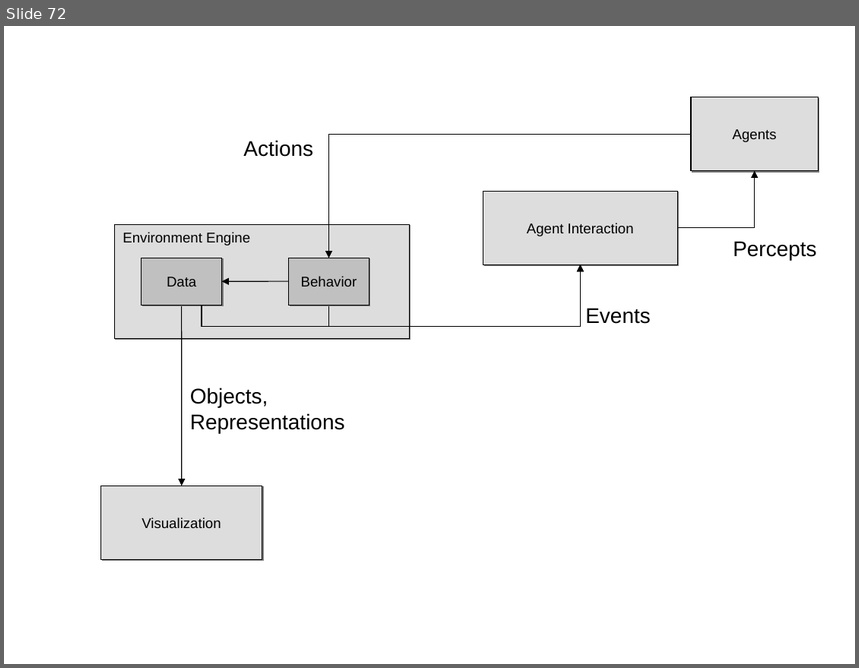
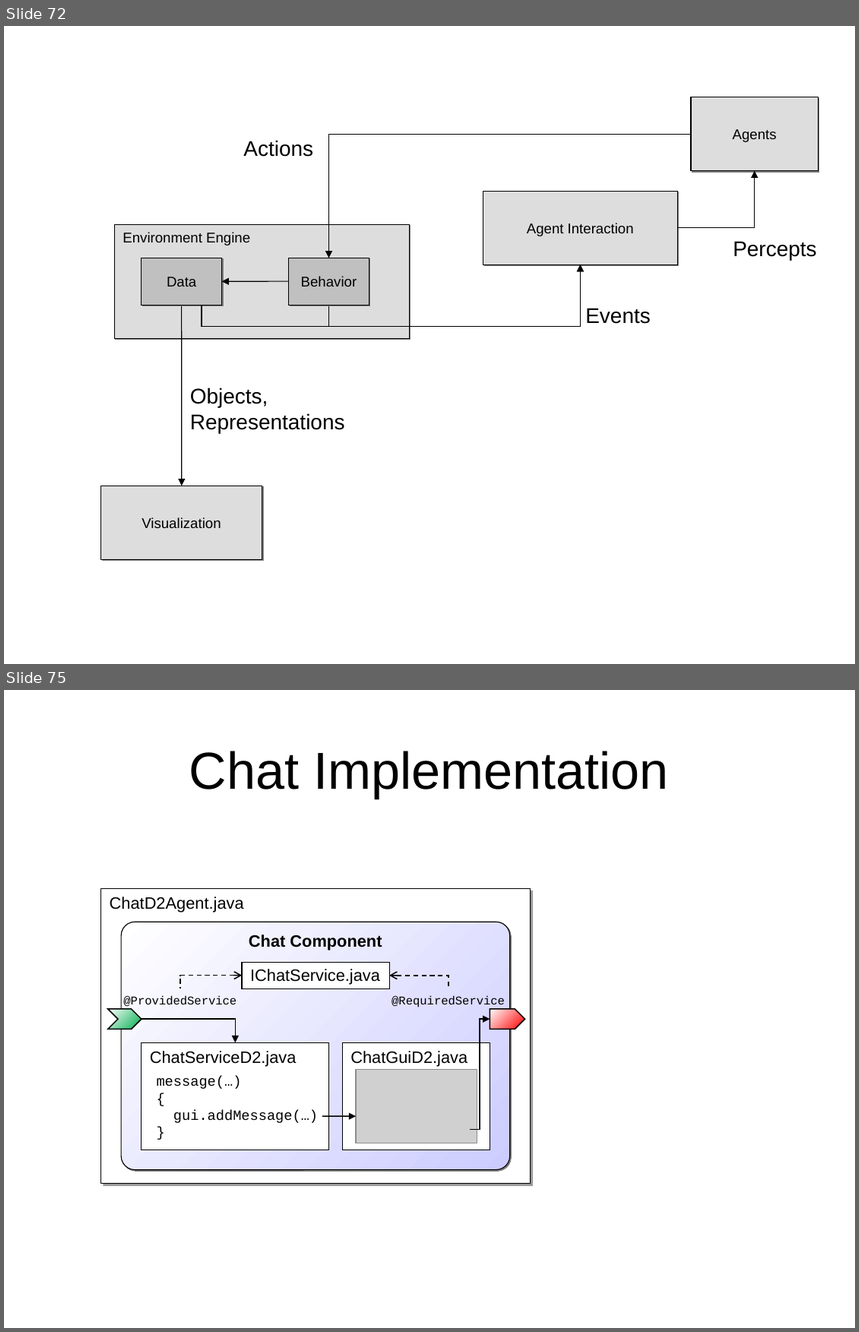
Before and after one commit to actoron/jadex, a slide deck: docs/images.ppt. Shown one above the other, each under a label of ours: slide 72 before the commit, slides 72 and 75 after it; the slides between them are not shown. The pictures are 859x668 and 859x1332 pixels, drawn with LibreOffice and Linux fonts; fonts in the diff are those of the drawing; grey boxes stand for pictures. Boxes give left, top, right and bottom in pixels: in the first picture for what was removed or moved away, otherwise in the second. Text is boxed around its words. In the diff, an @@ line names an element or a change of style, - is before the commit and + after.

```diff
--- a/docs/images.ppt
+++ b/docs/images.ppt
@@ slide 75 added at [4,690,855,1328], background #FFFFFF @@
@@ title added at [189,751,669,799], 44 pt, text #000000 @@
+Chat Implementation
@@ rectangle added at [101,888,530,1182], fill #FFFFFF, outline #000000 0.74 pt, 14 pt, text #000000 @@
+ChatD2Agent.java
@@ rounded rectangle added at [122,923,510,1170], fill gradient #FFFFFF to #CCCCFF, outline #000000 0.74 pt, 14 pt, text #000000, bold @@
+Chat Component
@@ rectangle added at [243,962,389,989], fill #FFFFFF, outline #000000 0.74 pt, 14 pt, text #000000 @@
+IChatService.java
@@ elbow arrow added from (180, 989) to (243, 975), #000000 0.99 pt dashed @@
@@ elbow arrow added from (449, 989) to (389, 976), #000000 0.99 pt dashed @@
@@ text added at [123,996,237,1009], 10 pt, text #000000 @@
+@ProvidedService
@@ text added at [392,996,505,1009], 10 pt, text #000000 @@
+@RequiredService
@@ freeform shape added at [108,1009,141,1030], fill gradient #FFFFFF to #00B050, outline #000000 0.99 pt @@
@@ elbow arrow added from (141, 1019) to (236, 1043), #000000 0.99 pt @@
@@ elbow arrow added from (470, 1130) to (490, 1019), #000000 0.99 pt @@
@@ freeform shape added at [490,1009,525,1030], fill gradient #FFFFFF to #FF0000, outline #000000 0.99 pt @@
@@ rectangle added at [141,1043,329,1150], fill #FFFFFF, outline #000000 0.74 pt, 14 pt, text #000000 @@
+ChatServiceD2.java
@@ rectangle added at [343,1043,490,1150], fill #FFFFFF, outline #000000 0.74 pt, 14 pt, text #000000 @@
+ChatGuiD2.java
@@ text added at [157,1076,318,1123], 12 pt, text #000000 @@
+message(…)
+{
+gui.addMessage(…)
+}
@@ picture added at [356,1070,477,1144] @@
@@ arrow added from (322, 1116) to (356, 1116), #000000 0.99 pt @@
```
Also in this commit, not shown: 35 slides changed.
